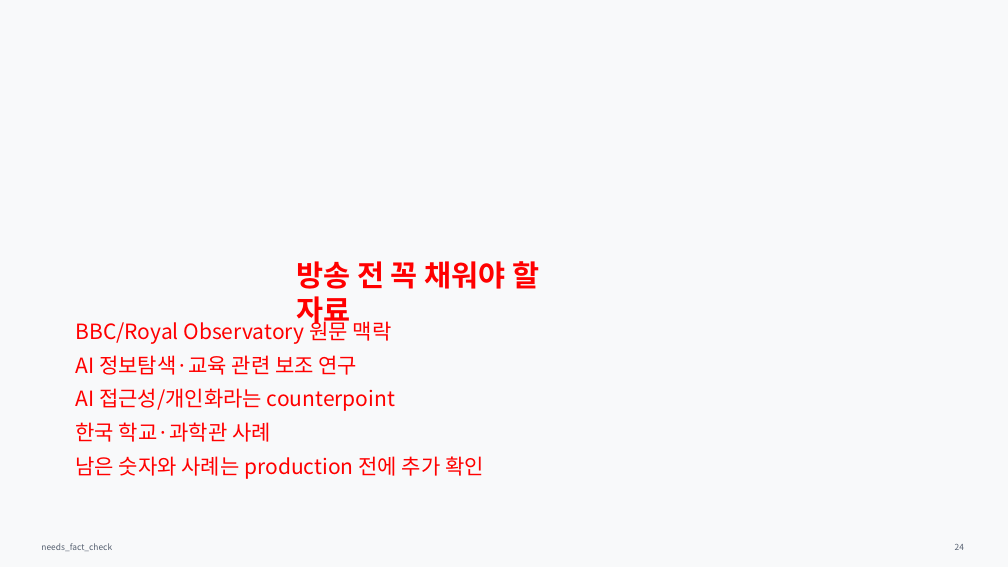
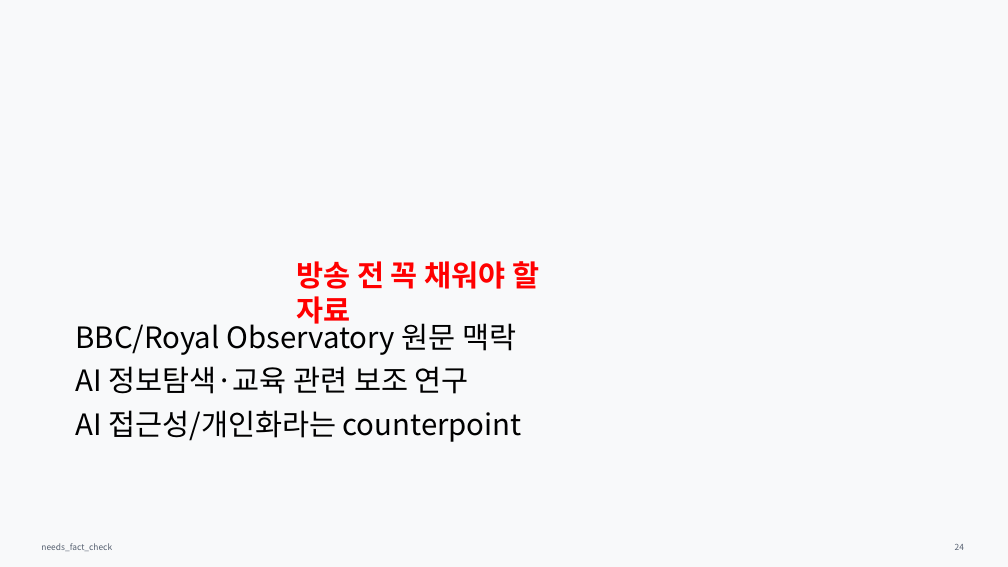
Before and after one commit to Rlearnchan/luddite, a slide deck: slide 24 of outputs/pptx/ai_knowledge_institution_styled_draft.pptx. Drawn at 1008x567 pixels with LibreOffice and Linux fonts; fonts in the diff are those of the drawing. Boxes give left, top, right and bottom in pixels: in the first picture for what was removed or moved away, otherwise in the second. Text is boxed around its words. In the diff, an @@ line names an element or a change of style, - is before the commit and + after.

```diff
--- a/outputs/pptx/ai_knowledge_institution_styled_draft.pptx
+++ b/outputs/pptx/ai_knowledge_institution_styled_draft.pptx
@@ text "BBC/Royal Observatory 원문 맥락" at <box>75,318,522,442</box>: size 20 to 28 pt, text colour #FF0000 to #000000 @@
@@ text at <box>75,422,484,479</box>: paragraphs removed @@
-한국 학교·과학관 사례
-남은 숫자와 사례는 production 전에 추가 확인
```
Also in this commit, not shown: 22 other slides changed, 8 other files.
